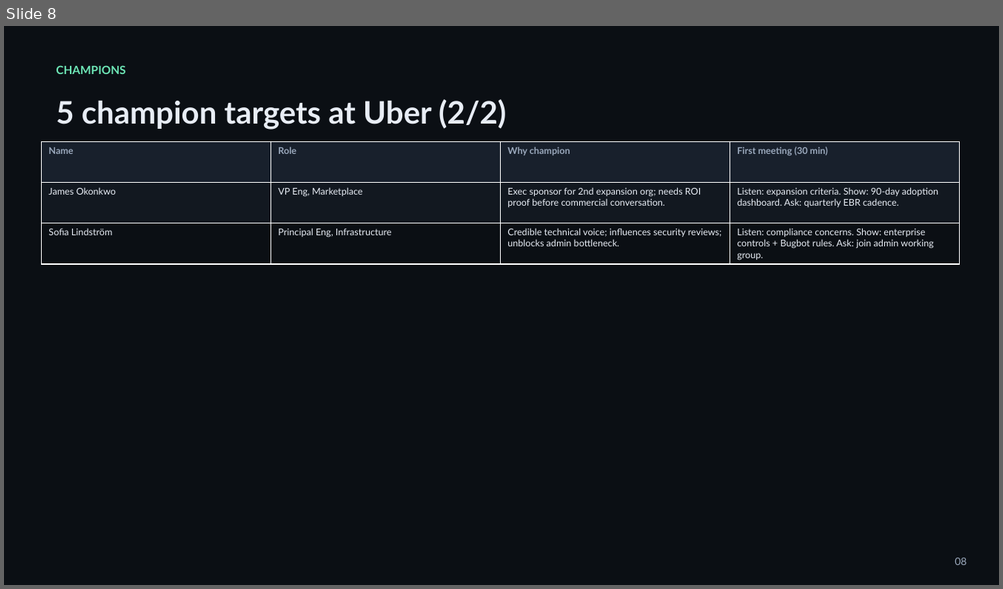
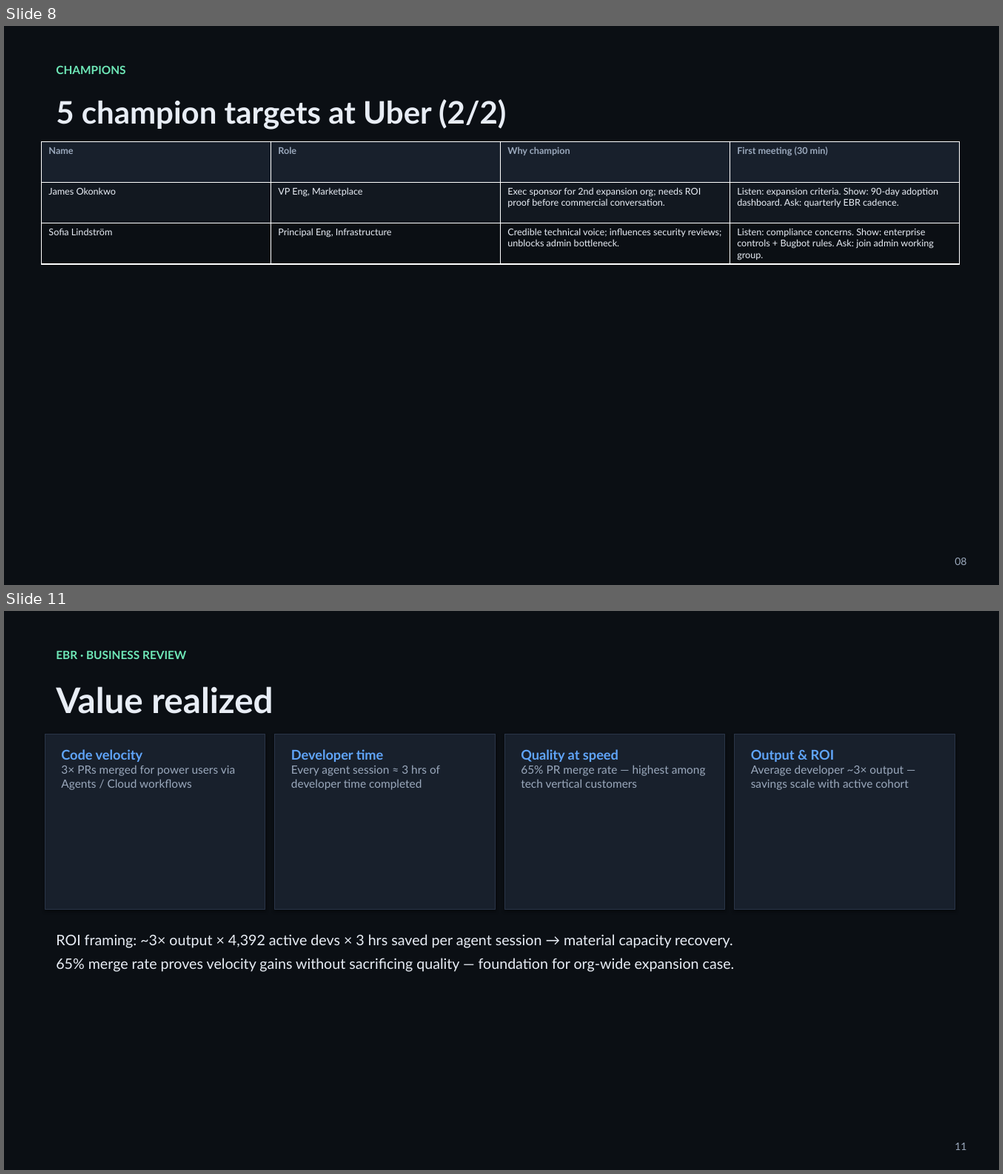
Before and after one commit to gsmith432/DEMO-blender, a slide deck: ebr-interview-deck/Executive_Business_Review_ADM_Interview.pptx. Shown one above the other, each under a label of ours: slide 8 before the commit, slides 8 and 11 after it; the slides between them are not shown. The pictures are 1003x589 and 1003x1174 pixels, drawn with LibreOffice and Linux fonts; fonts in the diff are those of the drawing. Boxes give left, top, right and bottom in pixels: in the first picture for what was removed or moved away, otherwise in the second. Text is boxed around its words. In the diff, an @@ line names an element or a change of style, - is before the commit and + after.

```diff
--- a/ebr-interview-deck/Executive_Business_Review_ADM_Interview.pptx
+++ b/ebr-interview-deck/Executive_Business_Review_ADM_Interview.pptx
@@ slide 11 added at (4, 611, 999, 1170), background #0B0F14 @@
@@ text added at (56, 650, 186, 659), 11 pt, text #6EE7B7, bold @@
+EBR · BUSINESS REVIEW
@@ text added at (56, 686, 273, 714), 34 pt, text #E8EDF5, bold @@
+Value realized
@@ rectangle added at (45, 734, 265, 909), fill #18202C, outline #2A3548 0.75 pt @@
@@ rectangle added at (275, 734, 495, 909), fill #18202C, outline #2A3548 0.75 pt @@
@@ rectangle added at (505, 734, 725, 909), fill #18202C, outline #2A3548 0.75 pt @@
@@ rectangle added at (734, 734, 955, 909), fill #18202C, outline #2A3548 0.75 pt @@
@@ text added at (61, 749, 235, 790), 11 pt, text #9AA8BC @@
+Code velocity
+3× PRs merged for power users via Agents / Cloud workflows
@@ text added at (291, 749, 440, 790), 11 pt, text #9AA8BC @@
+Developer time
+Every agent session ≈ 3 hrs of developer time completed
@@ text added at (521, 749, 706, 788), 11 pt, text #9AA8BC @@
+Quality at speed
+65% PR merge rate — highest among tech vertical customers
@@ text added at (751, 749, 908, 790), 11 pt, text #9AA8BC @@
+Output & ROI
+Average developer ~3× output — savings scale with active cohort
@@ text added at (56, 934, 734, 972), 14 pt, text #E8EDF5 @@
+ROI framing: ~3× output × 4,392 active devs × 3 hrs saved per agent session → material capacity recovery.
+65% merge rate proves velocity gains without sacrificing quality — foundation for org-wide expansion case.
@@ text added at (954, 1143, 966, 1150), 10 pt, text #9AA8BC @@
+11
```
Also in this commit, not shown: 10 slides changed, 3 other slides added, 4 slides removed, 1 other file.
